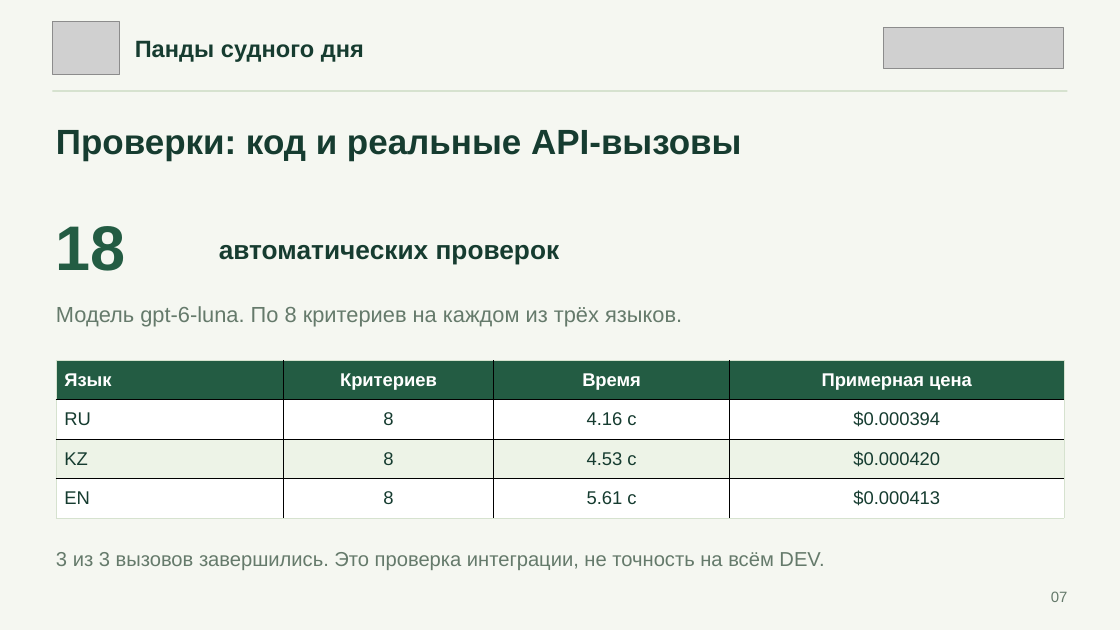
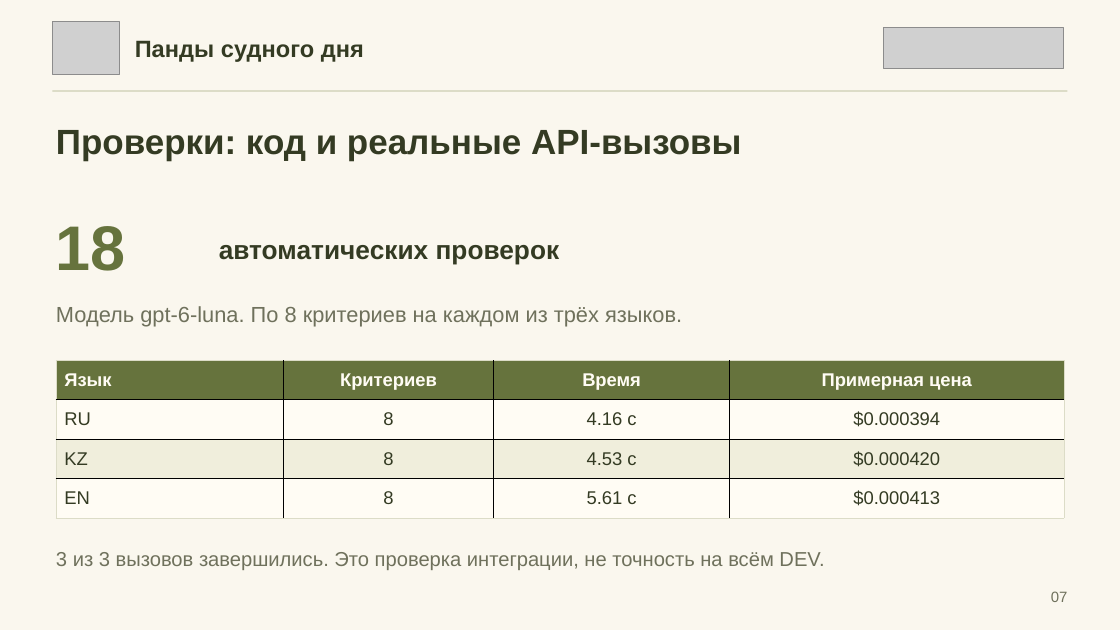
Before and after one commit to Aleks-48/panda-sudnogo-dnya., a slide deck: slide 7 of Анаис/presentation/Pandy_sudnogo_dnya_CQA.pptx. Drawn at 1120x630 pixels with LibreOffice and Linux fonts; fonts in the diff are those of the drawing; grey boxes stand for pictures. Boxes give left, top, right and bottom in pixels: in the first picture for what was removed or moved away, otherwise in the second. Text is boxed around its words. In the diff, an @@ line names an element or a change of style, - is before the commit and + after.

```diff
--- a/Анаис/presentation/Pandy_sudnogo_dnya_CQA.pptx
+++ b/Анаис/presentation/Pandy_sudnogo_dnya_CQA.pptx
@@ background #F5F7F1 to #FAF7EE @@
@@ text "18" at bbox=[56, 226, 126, 271]: text colour #235C43 to #66733D @@
@@ text colour #163C30 to #343B23 in 3 elements at bbox=[135, 40, 364, 62], bbox=[56, 130, 741, 161], bbox=[219, 245, 560, 265] @@
@@ table at bbox=[56, 360, 1065, 518] @@
@@ fill #235C43 to #66733D in row 1 @@
@@ fill #FFFFFF to #FFFCF4 in 8 cells @@
@@ fill #EDF3E7 to #F0EEDC in row 3 @@
@@ text colour #FFFFFF to #FFFCF4 in "Язык", "Критериев", "Время", "Примерная цена" @@
@@ text colour #163C30 to #343B23 in "RU", "8", "4.16 с", "$0.000394" and 8 more places @@
@@ borders changed @@
@@ text colour #657A6B to #6F715C in 3 elements at bbox=[1051, 591, 1068, 602], bbox=[56, 306, 682, 327], bbox=[56, 552, 824, 570] @@
```
Also in this commit, not shown: 7 other slides changed.
